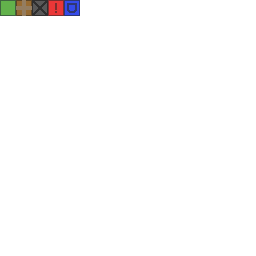
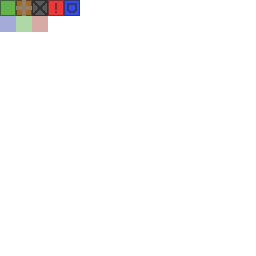
Comparing the layer stacks of the two 256x256 images. Changes:
added layer "Paint Layer 1" (1st of 8) (50%) above "Paint Layer 1" over <box>0,16,48,32</box>
added layer "Paint Layer 1" (2nd of 8) (50%) above "Paint Layer 1" over <box>0,16,48,32</box>
added layer "Paint Layer 1" (3rd of 8) (50%) above "Paint Layer 2" over <box>0,16,48,32</box>
painted on "Paint Layer 1" (5th of 8) over <box>0,16,48,32</box>
